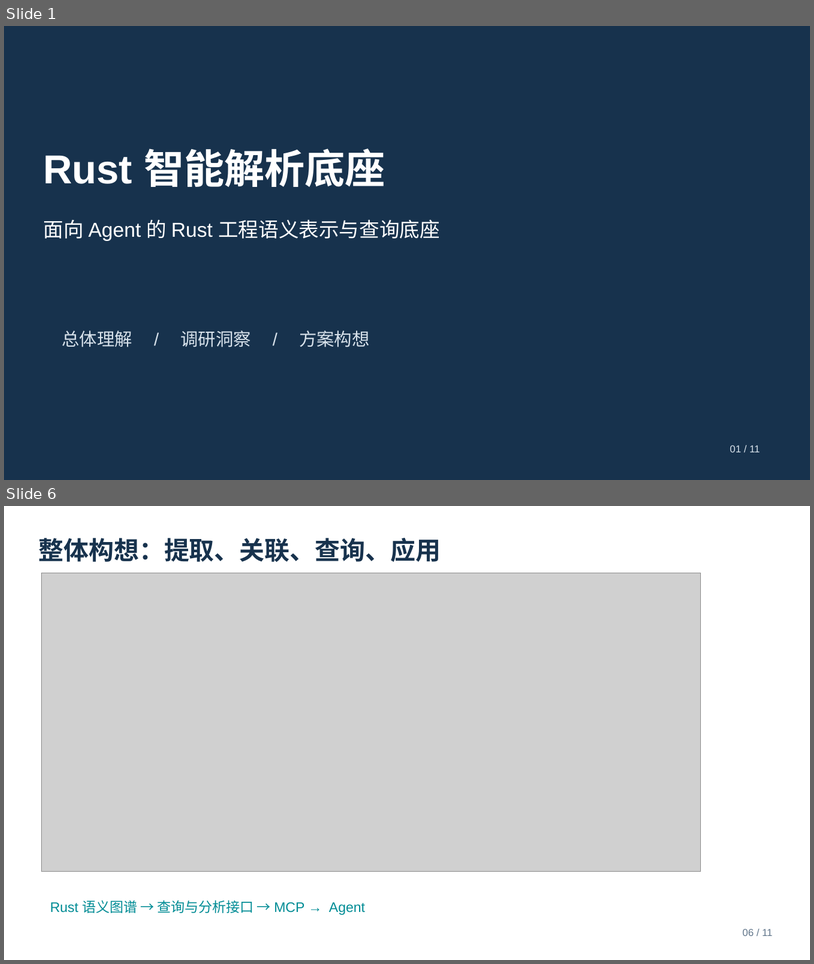
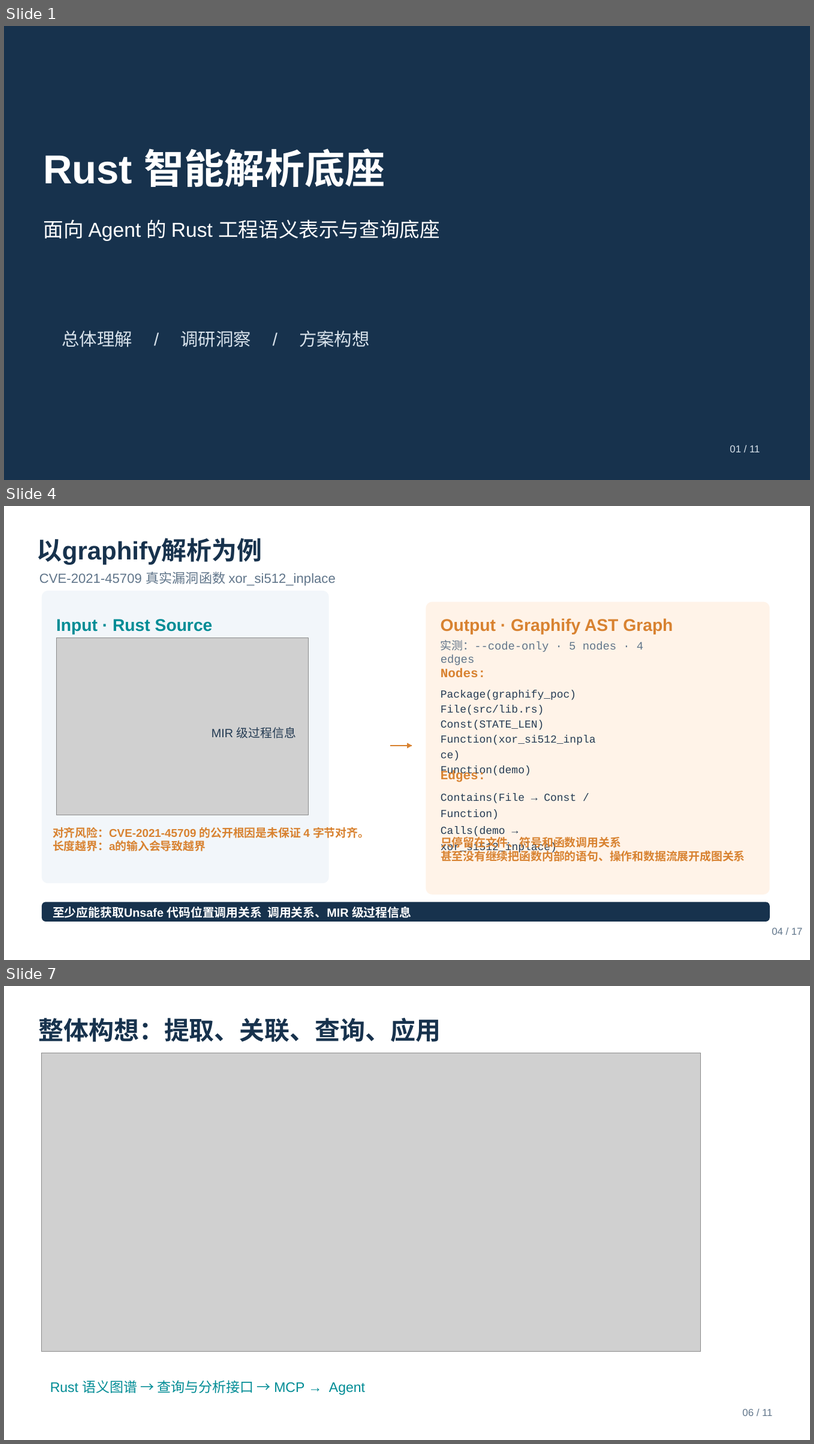
Before and after one commit to ichab/rk8s, a slide deck: Rust智能解析底座_汇报.pptx. Shown one above the other, each under a label of ours: slides 1 and 6 before the commit, slides 1, 4 and 7 after it; the slides between them are not shown. The pictures are 814x964 and 814x1444 pixels, drawn with LibreOffice and Linux fonts; fonts in the diff are those of the drawing; grey boxes stand for pictures. Boxes give left, top, right and bottom in pixels: in the first picture for what was removed or moved away, otherwise in the second. Text is boxed around its words. In the diff, an @@ line names an element or a change of style, - is before the commit and + after.

```diff
--- a/Rust智能解析底座_汇报.pptx
+++ b/Rust智能解析底座_汇报.pptx
@@ slide 4 added at (4, 506, 810, 960), background #FFFFFF @@
@@ text added at (37, 538, 263, 565), 30 pt, text #17324D, bold @@
+以graphify解析为例
@@ text added at (39, 571, 336, 586), 15.8 pt, text #60758A @@
+CVE-2021-45709 真实漏洞函数 xor_si512_inplace
@@ rounded rectangle added at (42, 591, 329, 883), fill #F2F6FA @@
@@ text added at (56, 619, 213, 634), 20.2 pt, text #008C95, bold @@
+Input · Rust Source
@@ picture added at (57, 638, 309, 814) @@
@@ text added at (212, 727, 296, 738), 14.2 pt, text #243B53 @@
+MIR 级过程信息
@@ freeform shape added at (390, 745, 413, 746), outline #D88230 1.5 pt @@
@@ freeform shape added at (408, 742, 413, 748), fill #D88230 @@
@@ group added at (426, 601, 770, 894): 6 texts, 1 rounded rectangle @@
+Output · Graphify AST Graph
+实测：--code-only · 5 nodes · 4 edges
+Nodes:
+Package(graphify_poc)
+File(src/lib.rs)
+Const(STATE_LEN)
+Function(xor_si512_inplace)
+Function(demo)
+Edges:
+Contains(File → Const / Function)
+Calls(demo → xor_si512_inplace)
@@ text added at (53, 827, 369, 851), 13.5 pt, text #D88230, bold @@
+对齐风险：CVE-2021-45709 的公开根因是未保证 4 字节对齐。
+长度越界：a的输入会导致越界
@@ text added at (441, 835, 746, 861), 13.5 pt, text #D88230, bold @@
+只停留在文件、符号和函数调用关系
+甚至没有继续把函数内部的语句、操作和数据流展开成图关系
@@ rounded rectangle added at (42, 901, 770, 921), fill #17324D @@
@@ text added at (53, 906, 411, 918), 14.2 pt, text #FFFFFF, bold @@
+至少应能获取Unsafe 代码位置调用关系 调用关系、MIR 级过程信息
@@ text added at (772, 927, 803, 934), 12 pt, text #60758A @@
+04 / 17
@@ what was slide 6 is now slide 7 @@
```
Also in this commit, not shown: 3 slides changed, 4 other slides added, 1 slide removed.
